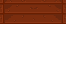
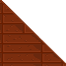
Layers edited between the first and the second 66px x 66px image:
showed group "Full_Blocks" (13 layers) over [left=0, top=0, right=66, bottom=66]
hid group "Garden" (2nd of 4, in "Half_Blocks") (15 layers) over [left=0, top=0, right=66, bottom=27]
showed group "Garden" (3rd of 4, in "Slopes") (9 layers) over [left=0, top=0, right=66, bottom=66]
added layer "Kennel_Slope_R" in group "Garden_Kennel" over [left=0, top=0, right=66, bottom=66]
